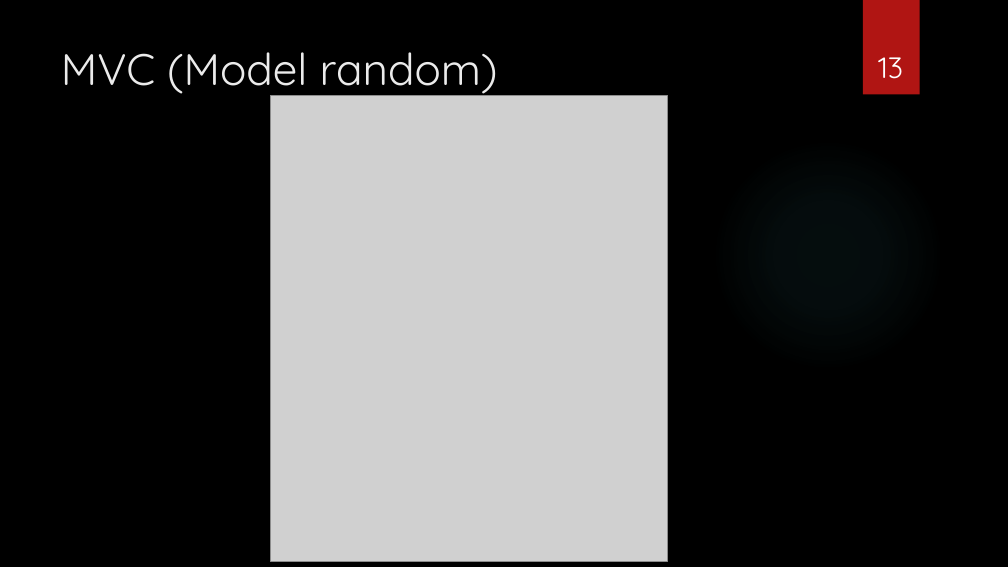
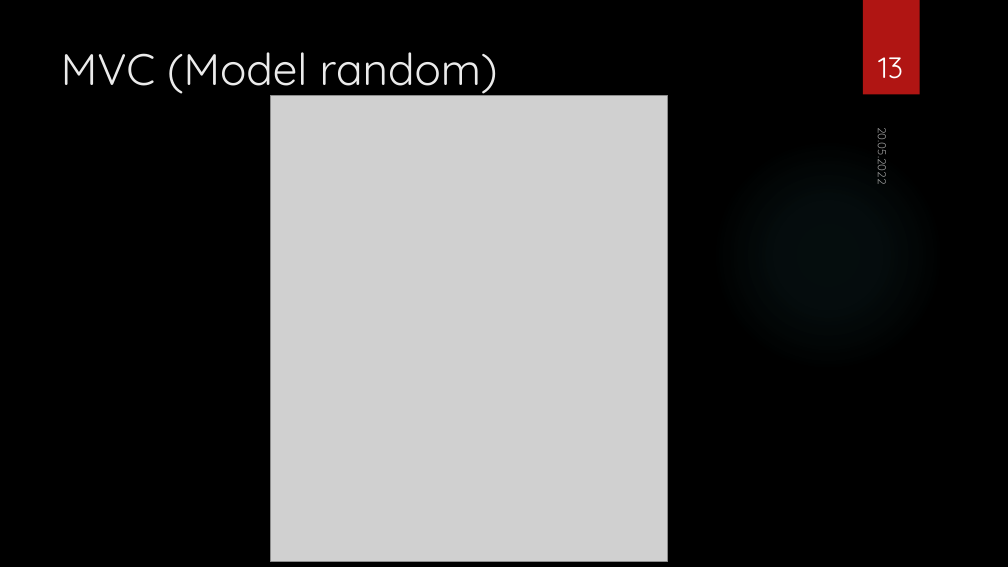
Before and after one commit to dam277/P_Web_2, a slide deck: slide 13 of 01-Documents/PowerPoint/P-P_Web_2-AurélienDamienThomas-Présentation.pptx. Drawn at 1008x567 pixels with LibreOffice and Linux fonts; fonts in the diff are those of the drawing; grey boxes stand for pictures; background and template pictures are left out. Boxes give left, top, right and bottom in pixels: in the first picture for what was removed or moved away, otherwise in the second. Text is boxed around its words. In the diff, an @@ line names an element or a change of style, - is before the commit and + after.

Commit message:
powerpoint

```diff
--- a/01-Documents/PowerPoint/P-P_Web_2-AurélienDamienThomas-Présentation.pptx
+++ b/01-Documents/PowerPoint/P-P_Web_2-AurélienDamienThomas-Présentation.pptx
@@ text added at <box>874,132,891,184</box>, 11 pt, text #FFFFFF at 60% opacity @@
+20.05.2022
```
Also in this commit, not shown: 16 other slides changed.
